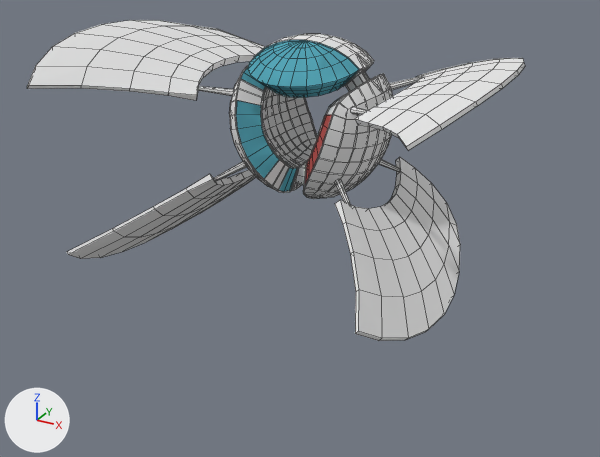
What one commit did to the Blender file WorldMaker/Blender/motherShip3.blend.
Rendered twice from a camera (50 mm lens) standing at (44.4, -83.7, 27.2) and looking at (3.0, -8.4, -10.5). Arrows for +X, +Y and +Z are at lower left; the lights stay in place. Mesh edges are drawn as thin lines.

Objects in the first picture: 'Dock', 'ForceField', 'WindShield', 'Windows', 'Wings'.
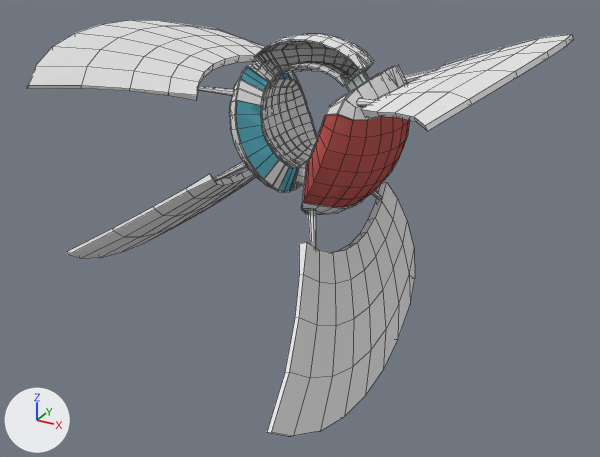
Changed parts and their boxes (x1, y1, x2, y2) in the pictures (600 x 457 px; the box of a moved part takes in the faces that stretch with it):
'Wings', reshaped, modifiers changed (10% wider, 30% taller): before (27, 20, 525, 341); after (27, 20, 573, 437)
'Dock', reshaped, modifiers changed (8% wider, 10% taller): before (229, 34, 393, 199); after (229, 34, 407, 215)
'ForceField', reshaped: before (305, 115, 332, 184); after (303, 114, 410, 208)
'WindShield', hidden (cyan): before (248, 40, 359, 98)
part 1 of me_cube_022, moved or reshaped: before (214, 162, 350, 204); after (308, 209, 316, 248)
part 2 of me_cube_022, moved or reshaped: before (379, 159, 400, 172); after (371, 190, 382, 200)
part 3 of me_cube_022, moved or reshaped: before (67, 157, 460, 341); after (267, 182, 415, 437)
part 4 of me_cube_022, moved or reshaped: before (198, 86, 368, 115); after (357, 98, 376, 107)
part 5 of me_cube_022, moved or reshaped: before (389, 76, 421, 90); after (404, 69, 436, 84)
part 6 of me_cube_022, moved or reshaped: before (27, 20, 525, 150); after (361, 34, 573, 131)
part 8 of me_cube_005, added: after (229, 34, 338, 193)
part 9 of me_cube_005, moved or reshaped: before (229, 65, 393, 199); after (301, 65, 407, 215)

What changed in the scene script:
```text
Change me_cube_022:
    where me_cube_022.from_pydata(...)  # 244 vertices, 212 faces; spans x 5.2..25.2, y -24.0..11.6, z -17.5..9.6
    used by ob_wings; location = (0.0, 0.0, 0.0)
    me_cube_022 part 1: the loose piece of 16 vertices spanning x 5.8..9.0, y -8.2..-4.9, z -7.1..-4.9 is multiplied about the mesh origin by the matrix ((1.071, 0.061, 0.516), (-0.055, 1.188, -0.027), (-0.517, 0.0, 1.072))
    me_cube_022 part 2: the loose piece of 16 vertices spanning x 5.2..8.2, y 4.9..8.2, z -8.0..-5.5 is multiplied about the mesh origin by the matrix ((1.071, 0.061, 0.516), (-0.055, 1.188, -0.027), (-0.517, 0.0, 1.072))
    me_cube_022 part 3: the loose piece of 90 vertices spanning x 6.9..20.3, y -24.0..11.0, z -17.5..-5.6 is multiplied about the mesh origin by the matrix ((1.071, 0.061, 0.516), (-0.055, 1.188, -0.027), (-0.517, 0.0, 1.072))
    me_cube_022 part 4: the loose piece of 16 vertices spanning x 7.4..11.1, y -7.8..-4.6, z 2.7..4.0 is multiplied about the mesh origin by the matrix ((1.199, 0.025, -0.049), (-0.022, 1.199, 0.052), (0.05, -0.051, 1.198))
    me_cube_022 part 5: the loose piece of 16 vertices spanning x 6.9..10.3, y 5.3..8.7, z 2.8..4.2 is scaled about its middle by (1.21, 1.19, 1.2), then moved by (1.7, 1.3, 0.7)
    me_cube_022 part 6: the loose piece of 90 vertices spanning x 8.8..25.2, y -23.2..11.6, z 2.7..9.6 is multiplied about the mesh origin by the matrix ((1.199, 0.025, -0.049), (-0.022, 1.199, 0.052), (0.05, -0.051, 1.198))
Change me_cube_002:
    used by ob_forcefield; location = (0.0, 0.0, 0.0)
    remove me_cube_002.from_pydata(...)  # 56 vertices, 24 faces; spans x 1.8..6.1, y -7.9..7.9, z -6.1..2.8
    add me_cube_002.from_pydata(...)  # 182 vertices, 144 faces; spans x 1.8..11.4, y -9.5..9.5, z -9.4..3.3
    me_cube_002 part 7: 28 vertices removed from x 2.7..6.1, y -7.9..7.9, z -6.1..2.8; 154 vertices added at x 3.2..11.4, y -9.5..9.5, z -9.4..3.3
Change me_cube_005:
    used by ob_dock; location = (0.0, 0.0, 0.0)
    remove me_cube_005.from_pydata(...)  # 722 vertices, 720 faces; spans x 0.0..9.6, y -8.0..8.0, z -9.4..9.5
    add me_cube_005.from_pydata(...)  # 1282 vertices, 1334 faces; spans x -9.6..11.3, y -8.3..8.3, z -11.3..9.5
    me_cube_005 part 8: 680 vertices added at x -9.6..-1.1, y -8.0..8.0, z -9.4..9.3
    me_cube_005 part 9: 115 vertices moved from x 1.9..9.4, y -6.7..6.7, z -9.4..5.6 to x 2.2..11.3, y -8.1..8.1, z -11.3..6.7; 149 vertices removed from x 2.6..9.6, y -8.0..8.0, z -7.8..5.4; 29 vertices added at x 3.1..11.1, y -8.3..8.3, z -9.4..6.5
Change ob_wings:
    remove _m = ob_wings.modifiers.new('Mirror', 'MIRROR')
Change ob_windshield:
    add ob_windshield.hide_viewport = True
Change ob_dock:
    remove _m = ob_dock.modifiers.new('Mirror', 'MIRROR')
```
